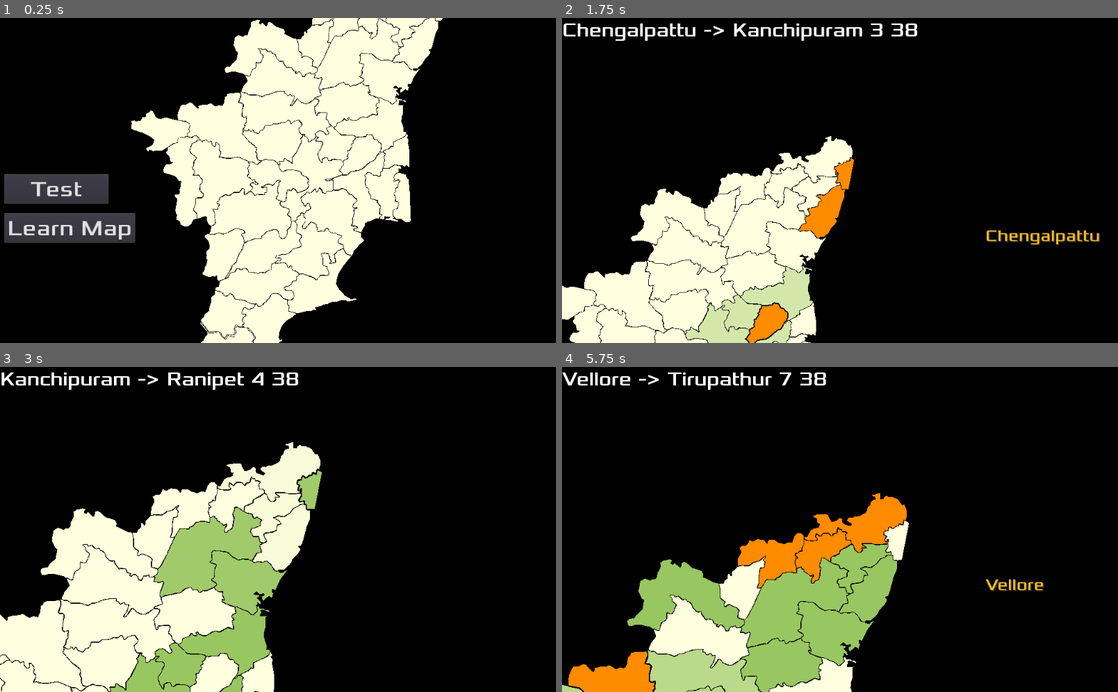
Above: before the commit, frames 1-4 (two rows, left to right).
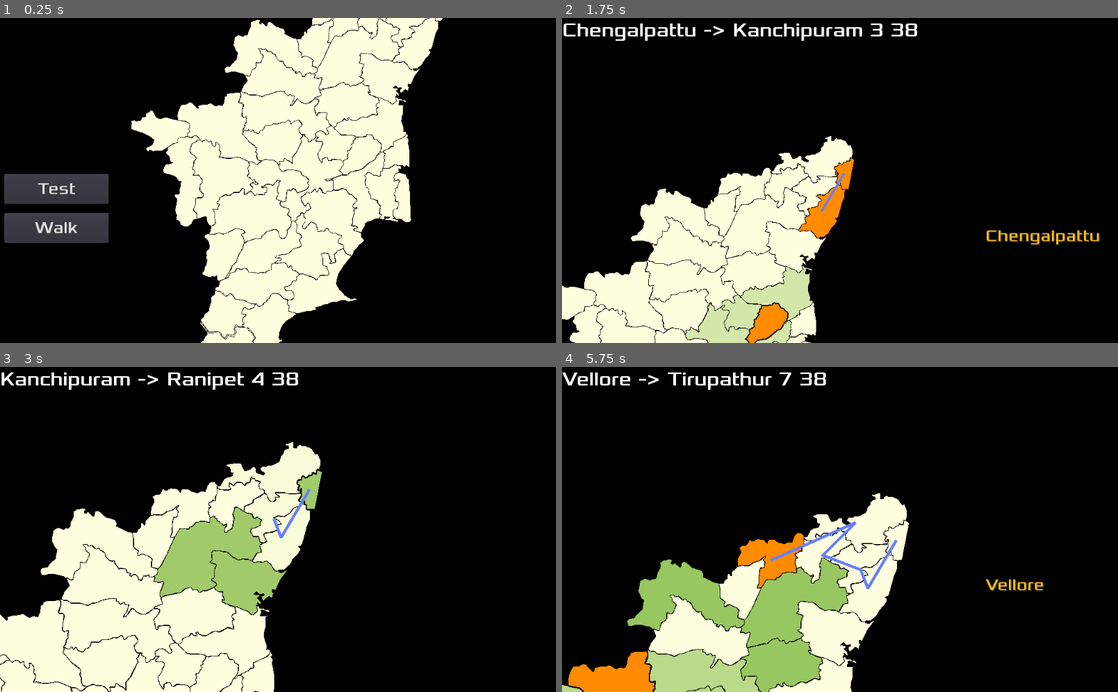
Above: after the commit, the same moments.

Repository: sharun-s/godot-tn
Game: Godot game, scene res://Node2D.tscn
The game is run twice, just before and just after one commit, with the same random seed, the same clock (stepped at 60 frames per second) and the same inputs.
Inputs (mouse positions are in pixels of both pictures, inside the frame that each line leads up to):
- Up to frame 1 (0.25 s): no input
- Up to frame 2 (1.75 s): click "Learn Map" (after the commit: "Walk") at 0.5 s; tap Enter at 1.25 s; drag from (812, 274) to (867, 164) at 1.27 s
- Up to frame 3 (3 s): drag from (266, 552) to (211, 662) at 2.02 s; move the mouse to (300, 493) at 2.77 s; hold Mouse wheel up (zoom_in) from 2.78 s (still down); click (300, 493) at 2.92 s
- Up to frame 4 (5.75 s): release Mouse wheel up (zoom_in) at 3.5 s; drag from (789, 653) to (873, 500) at 3.52 s; drag from (706, 601) to (817, 662) at 4.27 s; drag from (623, 685) to (812, 682) at 5.02 s

The runs differ from the first frame. In frame 1, 1.0% of the frame differs, in the area x 1-25%, y 50-70%; in frame 2, less than 0.1%; in frame 3, 3.3%; in frame 4, 5.6%, in the area x 37-62%, y 38-92%.

Commit message:
Better reset process Draw path for walk

Diff:
--- a/Node2D.tscn
+++ b/Node2D.tscn
@@ -13,7 +13,7 @@
 font_data = ExtResource( 3 )
 
 [sub_resource type="DynamicFont" id=3]
-size = 40
+size = 30
 font_data = ExtResource( 3 )
 
 [sub_resource type="DynamicFont" id=4]
@@ -71,7 +71,7 @@
 margin_right = 200.0
 margin_bottom = 115.0
 custom_fonts/font = SubResource( 3 )
-text = "Learn Map"
+text = "Walk"
 __meta__ = {
 "_edit_use_anchors_": false
 }
--- a/TN.gd
+++ b/TN.gd
@@ -57,6 +57,7 @@
 var border_color
 var border_width
 var tw:=Tween.new()
+var walkpath:=Line2D.new()
 
 func create_polygons(s:Sprite):
 	var b=BitMap.new()
@@ -85,6 +86,7 @@
 func _ready():
 	rng.randomize()
 	add_child(tw)
+	add_child(walkpath)
 	VisualServer.set_default_clear_color(Color("ff000000"))
 	for district in d.keys():
 		var a2d=Area2D.new()
@@ -115,7 +117,7 @@
 		if event.pressed and event.scancode == KEY_ESCAPE:
 			get_tree().quit()
 
-func on_district_select(viewport, event, idx, district):
+func on_district_select(_viewport, event, _idx, district):
 	if event is InputEventMouseButton and event.pressed:
 		select(district)
 
@@ -164,11 +166,13 @@
 		update()
 
 func deselect():
-	var sd=get_node(selected_district)
-	sd.get_child(0).color=deselect_color
-	var oa=sd.get_overlapping_areas()
-	for i in oa:
-		i.get_child(0).color=deselect_color
+	for district in d.keys():
+		get_node(district).get_child(0).color=deselect_color
+	#var sd=get_node(selected_district)
+	#sd.get_child(0).color=deselect_color
+	#var oa=sd.get_overlapping_areas()
+	#for i in oa:
+	#	i.get_child(0).color=deselect_color
 
 func _draw():
 	for i in d.keys():
@@ -213,8 +217,11 @@
 	$HUD/Message.text=challenge+" ???"
 
 func game_over():
+	deselect()
+	walkpath.clear_points()
 	$HUD/Score.text=''
 	$HUD/Message.text=''
+	$HUD/Label.text=''
 	$HUD/Button.show()
 	$HUD/Learn.show()
 
@@ -222,6 +229,9 @@
 	$Timer.wait_time=showafter
 	$Timer.start()
 	$HUD/Message.text=msg
+
+func process(_delta):
+	walkpath.show()
 
 func _on_Learn_pressed():
 	score=0
@@ -236,6 +246,7 @@
 	while len(visited) < len(d):
 		var i:Area2D=get_node(current)
 		var gpos=i.position
+		walkpath.add_point(gpos)
 		#print(gpos, $Camera2D.position, $HUD/Label.rect_global_position,' ', $HUD/Label.get_viewport_rect())
 		#print(gpos,$Camera2D.position, $Camera2D.global_position)
 		#$Camera2D.position=gpos
@@ -260,9 +271,11 @@
 		if(i.name == current):
 			current=visited[-2]
 		if(i.name == current):
+			var jump
 			while true:
-				var jump=d.keys()[rng.randi_range(0,len(d)-1)]
+				jump=d.keys()[rng.randi_range(0,len(d)-1)]
 				if visited.has(jump) == false:
 					current=jump
 					break
+			visited.append(jump)
 	game_over()
